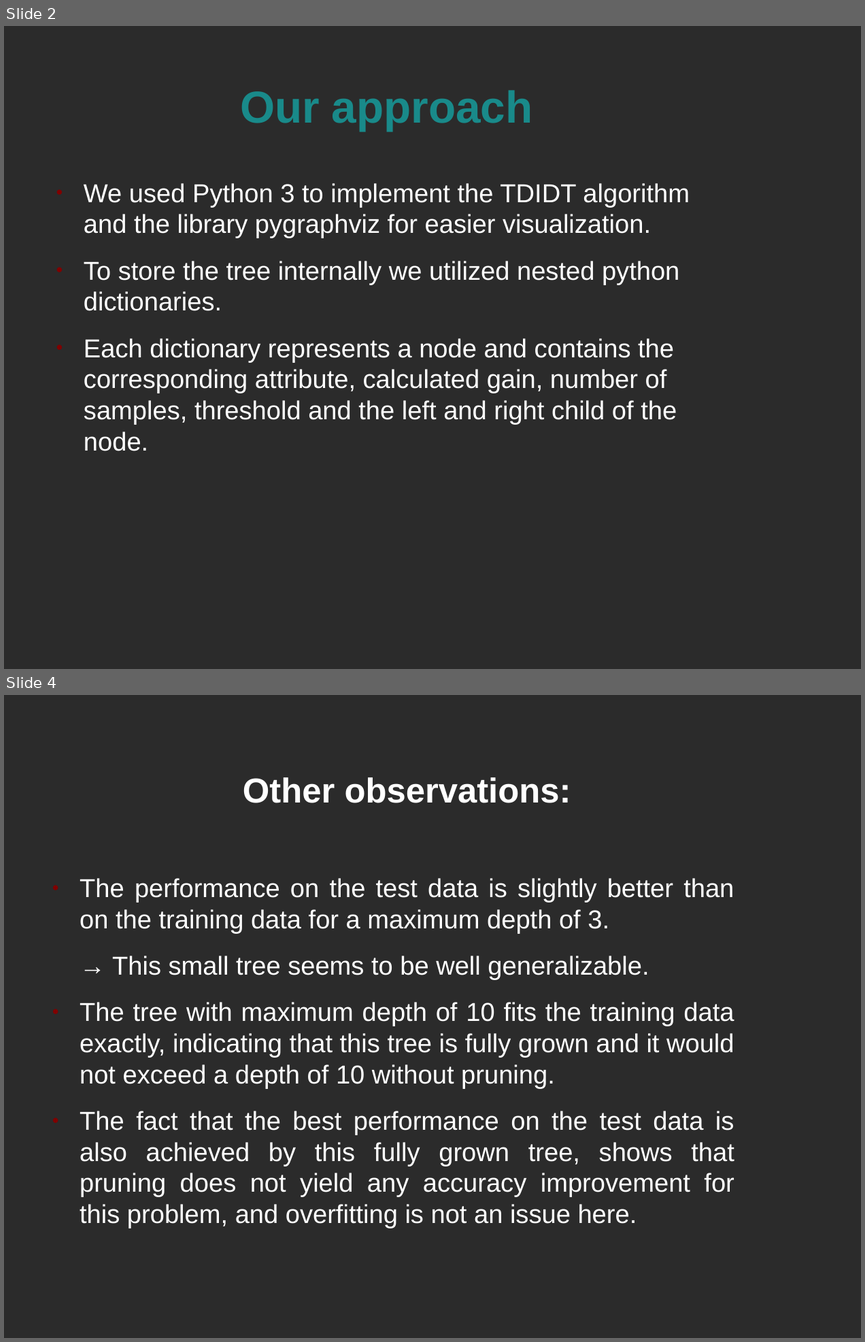
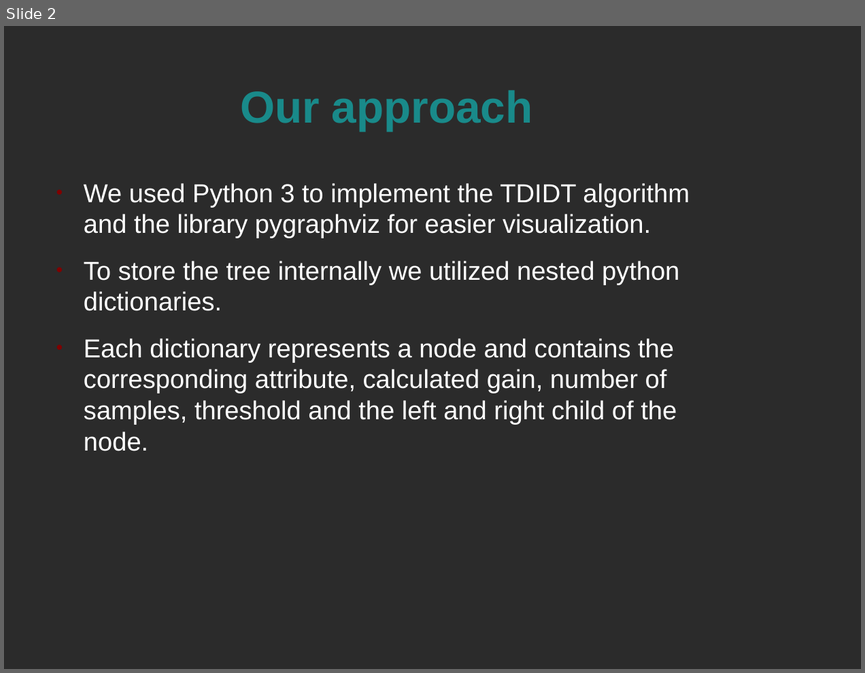
Before and after one commit to Silberschleier/ilas-ml-exercises, a slide deck: sheet02/results/Presentation_exercise_5.odp. Shown one above the other, each under a label of ours: slides 2 and 4 before the commit, slide 2 after it; the slides between them are not shown. The pictures are 865x1342 and 865x673 pixels, drawn with LibreOffice and Linux fonts; fonts in the diff are those of the drawing; background and template pictures are left out; a plain dark background stands for a picture behind light text. Boxes give left, top, right and bottom in pixels: in the first picture for what was removed or moved away, otherwise in the second. Text is boxed around its words. In the diff, an @@ line names an element or a change of style, - is before the commit and + after.

```diff
--- a/sheet02/results/Presentation_exercise_5.odp
+++ b/sheet02/results/Presentation_exercise_5.odp
@@ slide 4 removed at bbox=[4, 695, 861, 1338], background picture (left out) @@
@@ text removed at bbox=[79, 777, 734, 1228] @@
-Other observations:
-● The performance on the test data is slightly better than on the training data for a maximum depth of 3.
-→ This small tree seems to be well generalizable.
-● The tree with maximum depth of 10 fits the training data exactly, indicating that this tree is fully grown and it would not exceed a depth of 10 without pruning.
-● The fact that the best performance on the test data is also achieved by this fully grown tree, shows that pruning does not yield any accuracy improvement for this problem, and overfitting is not an issue here.
```
Also in this commit, not shown: 3 slides changed, 5 slides added, 1 other slide removed, 2 other files.
